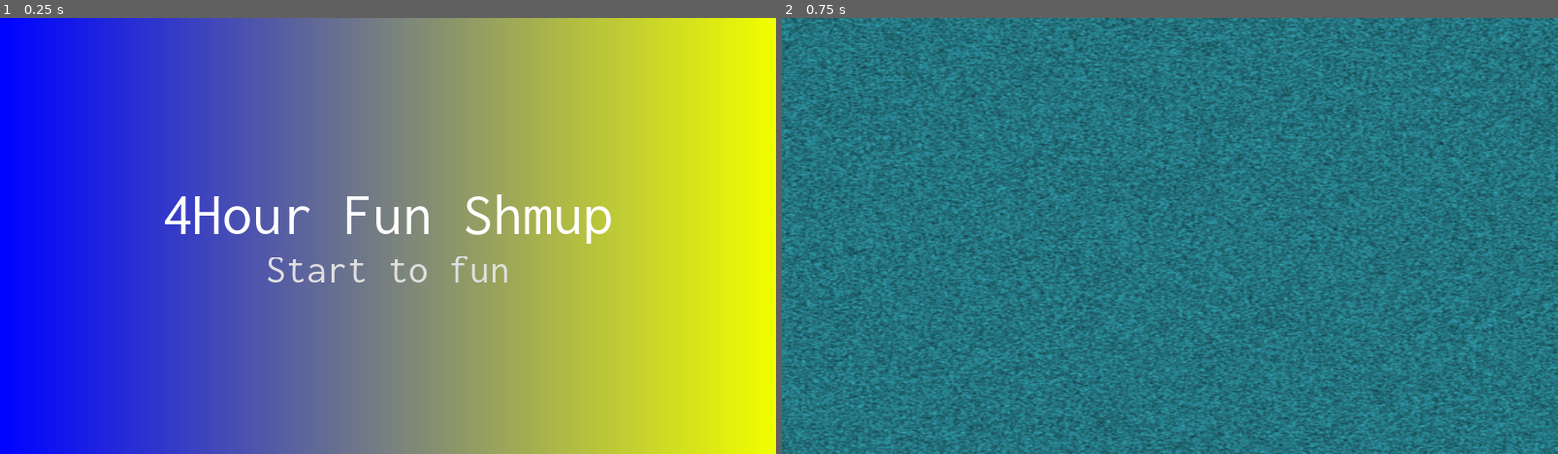
Above: before the commit, frames 1-2 (left to right).
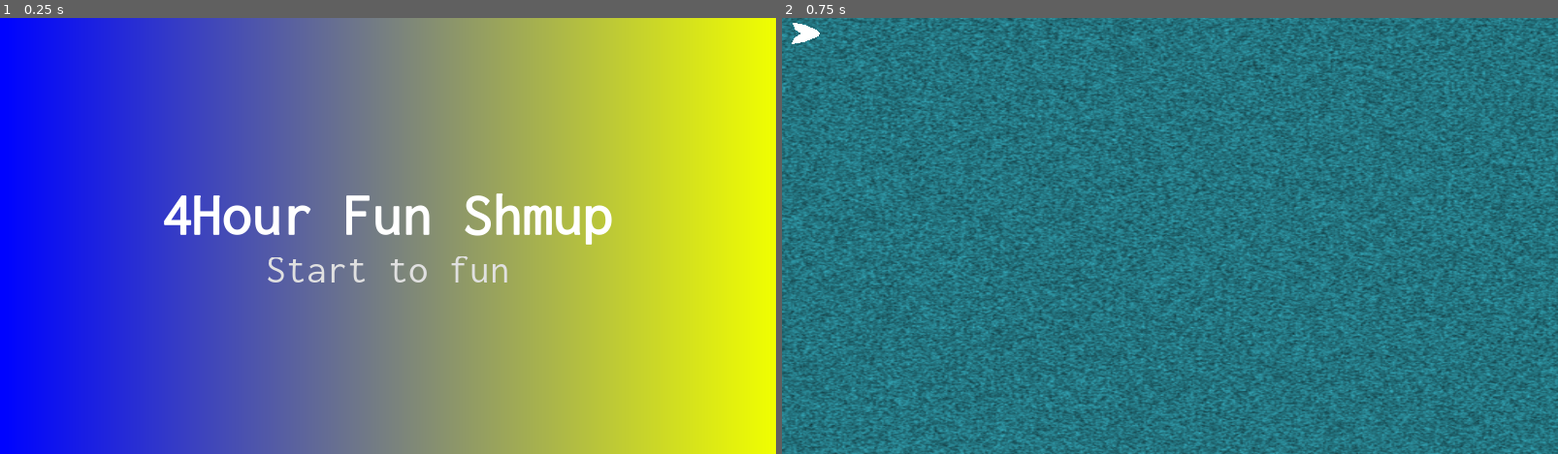
Above: after the commit, the same moments.

Repository: DoubleSept/4HShmup
Game: Godot game, scene res://menus/MainMenu.tscn
Two runs of this game, one before a commit and one after it. Both use one fixed random seed, a clock stepped at 60 frames per second and the inputs below.
Inputs:
- Up to frame 1 (0.25 s): no input
- Up to frame 2 (0.75 s): click "Start to fun" at 0.5 s

The runs differ from the first frame. In frame 1, 0.9% of the frame differs, in the area x 21-79%, y 40-52%; in frame 2, 26%, in the area x 0-100%, y 0-100%.
Error after the commit: Invalid call. Nonexistent function 'get_shape' in base 'CollisionPolygon2D'. (res://assets/Ship.gd:34)

Commit message:
On peut bouger et il y a des ennemis multicolores

Diff:
--- /dev/null
+++ b/assets/Ennemy.gd
@@ -0,0 +1,12 @@
+extends Node2D
+
+var speed = 200
+
+func _ready():
+	$Polygon2D.color = Color(rand_range(0.5,1), rand_range(0.5,1), rand_range(0.5,1))
+	global_position = Vector2(1920, randi()%950)
+
+func _process(delta):
+	move_local_x(-delta*speed)
+	if(position[0] < -50):
+		get_parent().remove_child(self)
--- a/assets/Ennemy.tscn
+++ b/assets/Ennemy.tscn
@@ -1,10 +1,11 @@
-[gd_scene format=2]
+[gd_scene load_steps=2 format=2]
+
+[ext_resource path="res://assets/Ennemy.gd" type="Script" id=1]
 
 [node name="Bad Ship" type="Node2D"]
+script = ExtResource( 1 )
 
 [node name="Polygon2D" type="Polygon2D" parent="."]
-position = Vector2( 736.866, 396.849 )
-rotation = 3.14159
-scale = Vector2( 0.533333, 0.409938 )
+color = Color( 1, 0.345098, 0.345098, 1 )
 invert_border = 0.1
-polygon = PoolVector2Array( 366.208, 151.12, 347.521, 181.822, 291.736, 204.825, 218.041, 235.215, 85.892, 257.907, 124.602, 188.496, 184.67, 153.79, 127.272, 116.414, 96.5707, 42.9983, 214.037, 65.6905, 338.177, 119.084 )
+polygon = PoolVector2Array( 70.5735, 16.9201, 69.906, 28.2662, 41.207, 26.264, 51.8857, 41.6146, 18.5147, 40.9472, 16.5125, 28.2662, 0.494385, 19.5898, 15.845, 8.91104, 16.5125, -1.10026, 52.5531, -1.10026, 40.5396, 10.9133, 70.5735, 6.24136 )
--- /dev/null
+++ b/assets/Flamme.gd
@@ -0,0 +1,8 @@
+extends Polygon2D
+
+# Called when the node enters the scene tree for the first time.
+func _ready():
+	pass # Replace with function body.
+
+func _process(delta):
+	texture_offset = Vector2(rand_range(0,1), 0)
--- a/assets/Ship.gd
+++ b/assets/Ship.gd
@@ -1,16 +1,36 @@
 extends Node2D
 
-
-# Declare member variables here. Examples:
-# var a = 2
-# var b = "text"
-
+var v_speed = 0.0
+const MAX_V_SPEED = 200.0
+const V_ACCELERATION = 10
 
 # Called when the node enters the scene tree for the first time.
 func _ready():
 	pass # Replace with function body.
 
+func _process(delta):
+	#INPUT MANAGEMENT
+	if(Input.is_action_pressed("ui_down")):
+		v_speed = min(MAX_V_SPEED, v_speed + V_ACCELERATION*delta)
+	elif(Input.is_action_pressed("ui_up")):
+		v_speed = max(-MAX_V_SPEED, v_speed - V_ACCELERATION*delta)
+	else:
+		#Slowing down
+		if(v_speed > 0):
+			v_speed = v_speed - V_ACCELERATION*0.5*delta
+			if(v_speed < 0):
+				v_speed = 0
+		elif(v_speed < 0):
+			v_speed = v_speed + V_ACCELERATION*0.5*delta
+			if(v_speed > 0):
+				v_speed = 0
 
-# Called every frame. 'delta' is the elapsed time since the previous frame.
-#func _process(delta):
-#	pass
+	move_local_y(v_speed)
+
+	if(position[1]<0 && v_speed<0):
+		position = Vector2(position[0], 0)
+		v_speed = 0
+
+	if(position[1]>1080 - $Collision.get_shape().get_extents() && v_speed>0):
+		position = Vector2(position[0], 1080)
+		v_speed = 0
--- a/assets/Ship.tscn
+++ b/assets/Ship.tscn
@@ -1,11 +1,30 @@
-[gd_scene load_steps=2 format=2]
+[gd_scene load_steps=5 format=2]
 
 [ext_resource path="res://assets/Ship.gd" type="Script" id=1]
+[ext_resource path="res://assets/Flamme.gd" type="Script" id=2]
 
-[node name="Ship" type="Node2D"]
+[sub_resource type="Gradient" id=1]
+colors = PoolColorArray( 1, 0.9375, 0, 1, 1, 0, 0, 1 )
+
+[sub_resource type="GradientTexture" id=2]
+gradient = SubResource( 1 )
+width = 256
+
+[node name="Ship" type="KinematicBody2D"]
 script = ExtResource( 1 )
 
+[node name="Collision" type="CollisionPolygon2D" parent="."]
+scale = Vector2( 0.258644, 0.251731 )
+polygon = PoolVector2Array( 99.6033, 45.5126, 212.251, 66.7711, 336.967, 118.736, 365.129, 150.034, 347.313, 180.74, 217.998, 233.887, 88.6834, 256.326, 124.891, 189.008, 185.813, 153.577, 126.616, 115.784 )
+
 [node name="Polygon2D" type="Polygon2D" parent="."]
-position = Vector2( 47.6586, 313.12 )
 scale = Vector2( 0.258644, 0.251731 )
 polygon = PoolVector2Array( 366.208, 151.12, 347.521, 181.822, 218.041, 235.215, 85.892, 257.907, 124.602, 188.496, 184.67, 153.79, 127.272, 116.414, 96.5707, 42.9983, 214.037, 65.6905, 338.177, 119.084 )
+
+[node name="Flamme" type="Polygon2D" parent="Polygon2D"]
+z_index = -2
+color = Color( 0.992157, 0.992157, 0.992157, 1 )
+texture = SubResource( 2 )
+texture_offset = Vector2( 0.5, 0 )
+polygon = PoolVector2Array( 129.58, 111.749, 71.4414, 96.8874, 90.9823, 119.917, 37.5323, 113.422, 66.8436, 140.585, 30.0608, 150.624, 101.902, 166.568, 54.7742, 199.046, 108.224, 189.008, 99.0286, 212.628, 132.363, 197.865, 172.594, 168.93, 188.508, 151.226 )
+script = ExtResource( 2 )
--- a/assets/fonts/MainFont.tres
+++ b/assets/fonts/MainFont.tres
@@ -4,4 +4,5 @@
 
 [resource]
 size = 150
+outline_size = 2
 font_data = ExtResource( 1 )
--- a/menus/MainMenu.gd
+++ b/menus/MainMenu.gd
@@ -5,4 +5,4 @@
 
 
 func _on_Button_pressed():
-	get_tree().change_scene("res://scene/Game.tscn")
+	get_tree().change_scene("res://scene/Game2.tscn")
--- a/project.godot
+++ b/project.godot
@@ -23,6 +23,8 @@
 
 window/size/width=1920
 window/size/height=1080
+window/size/test_width=960
+window/size/test_height=540
 window/stretch/mode="2d"
 window/stretch/aspect="keep"
 
--- a/scene/Game.gd
+++ b/scene/Game.gd
@@ -1,16 +1,17 @@
 extends Node2D
 
 
-# Declare member variables here. Examples:
-# var a = 2
-# var b = "text"
 
-var shipRessource = load("res://assets/Ship.tscn")
+
 var ennemyResource = load("res://assets/Ennemy.tscn")
 
 # Called when the node enters the scene tree for the first time.
 func _ready():
-	var ship = shipRessource.instance()
-	var ennemy = shipRessource.instance()
+	pass
+
+func _process(delta):
+	pass
+
+func _on_PopEnnemy_timeout():
+	var ennemy = ennemyResource.instance()
 	$Ennemies.add_child(ennemy)
-	$Ennemies.add_child(ship)
--- /dev/null
+++ b/scene/Game2.tscn
@@ -0,0 +1,45 @@
+[gd_scene load_steps=6 format=2]
+
+[ext_resource path="res://scene/Sky.tscn" type="PackedScene" id=1]
+[ext_resource path="res://assets/fonts/MainFont.tres" type="DynamicFont" id=2]
+[ext_resource path="res://scene/Taunt.tscn" type="PackedScene" id=3]
+[ext_resource path="res://scene/Game.gd" type="Script" id=4]
+[ext_resource path="res://assets/Ship.tscn" type="PackedScene" id=5]
+
+[node name="Game" type="Node2D"]
+script = ExtResource( 4 )
+
+[node name="Sky" parent="." instance=ExtResource( 1 )]
+
+[node name="Center" type="CenterContainer" parent="."]
+margin_right = 1920.0
+margin_bottom = 1080.0
+__meta__ = {
+"_edit_use_anchors_": false
+}
+
+[node name="Shoot" type="Label" parent="Center"]
+visible = false
+margin_left = 735.0
+margin_top = 461.0
+margin_right = 1185.0
+margin_bottom = 619.0
+custom_fonts/font = ExtResource( 2 )
+custom_colors/font_color = Color( 0.00784314, 0.231373, 1, 0.831373 )
+custom_colors/font_outline_modulate = Color( 1, 0.960784, 0, 1 )
+text = "Shoot!"
+
+[node name="Taunt" parent="Center" instance=ExtResource( 3 )]
+margin_left = 810.0
+margin_top = 461.0
+margin_right = 1110.0
+margin_bottom = 619.0
+
+[node name="Ship" parent="." instance=ExtResource( 5 )]
+
+[node name="Ennemies" type="Node2D" parent="."]
+
+[node name="PopEnnemy" type="Timer" parent="."]
+wait_time = 0.8
+autostart = true
+[connection signal="timeout" from="PopEnnemy" to="." method="_on_PopEnnemy_timeout"]
--- a/scene/Sky.gd
+++ b/scene/Sky.gd
@@ -1,8 +1,8 @@
 tool
-extends TextureRect
+extends Node2D
 
 func _ready():
-	pass
+	$Timer.start(0.1)
 
-func _process(delta):
-	texture.noise.seed = OS.get_ticks_msec()
+func _on_Timer_timeout():
+	$Texture.texture.noise.seed = OS.get_ticks_msec()
--- /dev/null
+++ b/scene/Sky.tscn
@@ -0,0 +1,32 @@
+[gd_scene load_steps=4 format=2]
+
+[ext_resource path="res://scene/Sky.gd" type="Script" id=1]
+
+[sub_resource type="OpenSimplexNoise" id=1]
+seed = 869639
+period = 2.0
+
+[sub_resource type="NoiseTexture" id=2]
+seamless = true
+noise = SubResource( 1 )
+
+[node name="Sky" type="Node2D"]
+script = ExtResource( 1 )
+
+[node name="Texture" type="TextureRect" parent="."]
+modulate = Color( 0.278431, 0.909804, 1, 1 )
+light_mask = -2147483647
+margin_right = 1920.0
+margin_bottom = 1080.0
+size_flags_horizontal = 3
+size_flags_vertical = 3
+texture = SubResource( 2 )
+expand = true
+__meta__ = {
+"_edit_use_anchors_": false
+}
+
+[node name="Timer" type="Timer" parent="."]
+wait_time = 0.1
+autostart = true
+[connection signal="timeout" from="Timer" to="." method="_on_Timer_timeout"]
--- /dev/null
+++ b/scene/Taunt.gd
@@ -0,0 +1,22 @@
+tool
+extends Control
+
+
+onready var taunt_list=["New widow",
+	"Nice shot",
+	"Make them cry",
+	"He survived and drawn",
+	"Pain",
+	"No mercy",
+	"Abonne-Toi"]
+
+func _ready():
+	$Timer.start(1)
+
+
+func _on_Timer_timeout():
+	var taunt = taunt_list[randi() % taunt_list.size()]
+	$Text.text = taunt
+	$Text.visible = true
+	yield(get_tree().create_timer(0.5), "timeout")
+	$Text.visible = false
--- /dev/null
+++ b/scene/Taunt.tscn
@@ -0,0 +1,30 @@
+[gd_scene load_steps=3 format=2]
+
+[ext_resource path="res://scene/Taunt.gd" type="Script" id=1]
+[ext_resource path="res://assets/fonts/MainFont.tres" type="DynamicFont" id=2]
+
+[node name="Taunt" type="CenterContainer"]
+margin_left = 960.0
+margin_top = 540.0
+margin_right = 960.0
+margin_bottom = 540.0
+script = ExtResource( 1 )
+
+[node name="Timer" type="Timer" parent="."]
+autostart = true
+
+[node name="Text" type="Label" parent="."]
+visible = false
+margin_left = -488.0
+margin_top = -79.0
+margin_right = 487.0
+margin_bottom = 79.0
+custom_fonts/font = ExtResource( 2 )
+custom_colors/font_color = Color( 1, 1, 1, 0.196078 )
+custom_colors/font_outline_modulate = Color( 1, 0.960784, 0, 0.243137 )
+text = "Make them cry"
+align = 1
+__meta__ = {
+"_edit_use_anchors_": false
+}
+[connection signal="timeout" from="Timer" to="." method="_on_Timer_timeout"]
